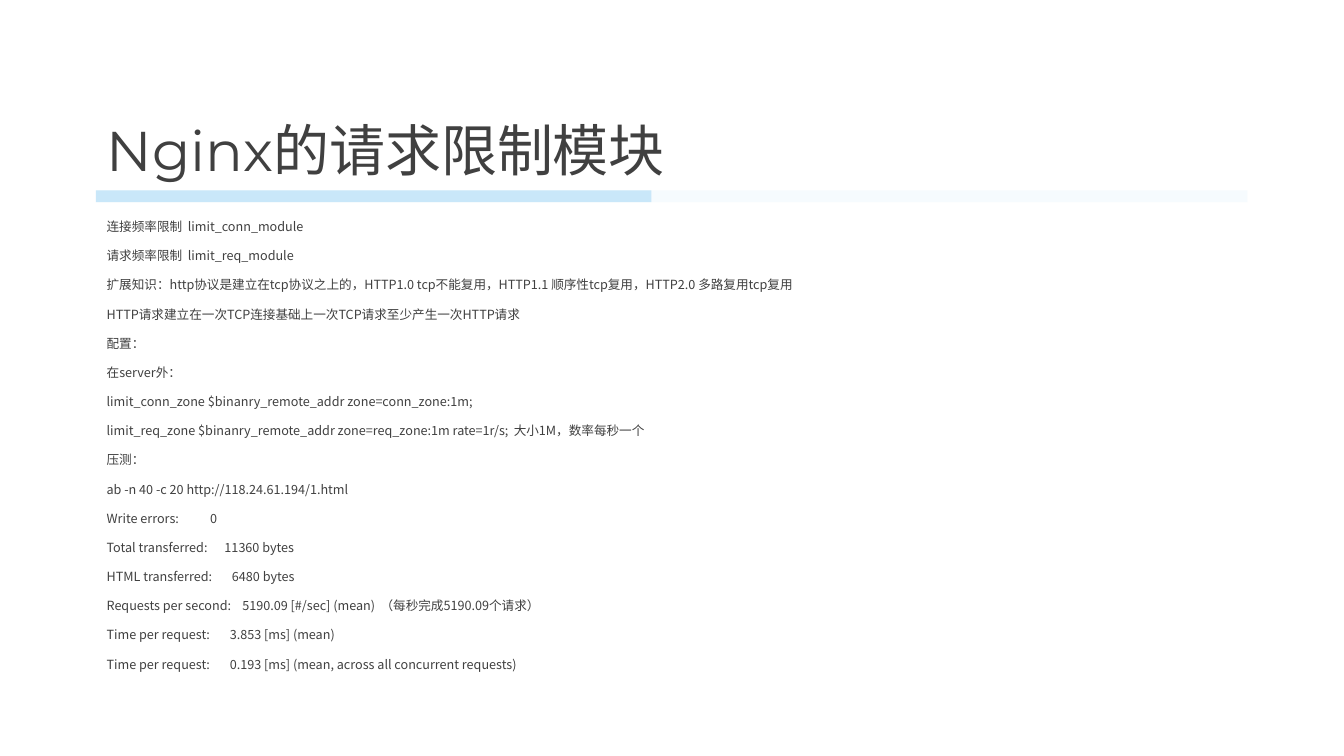
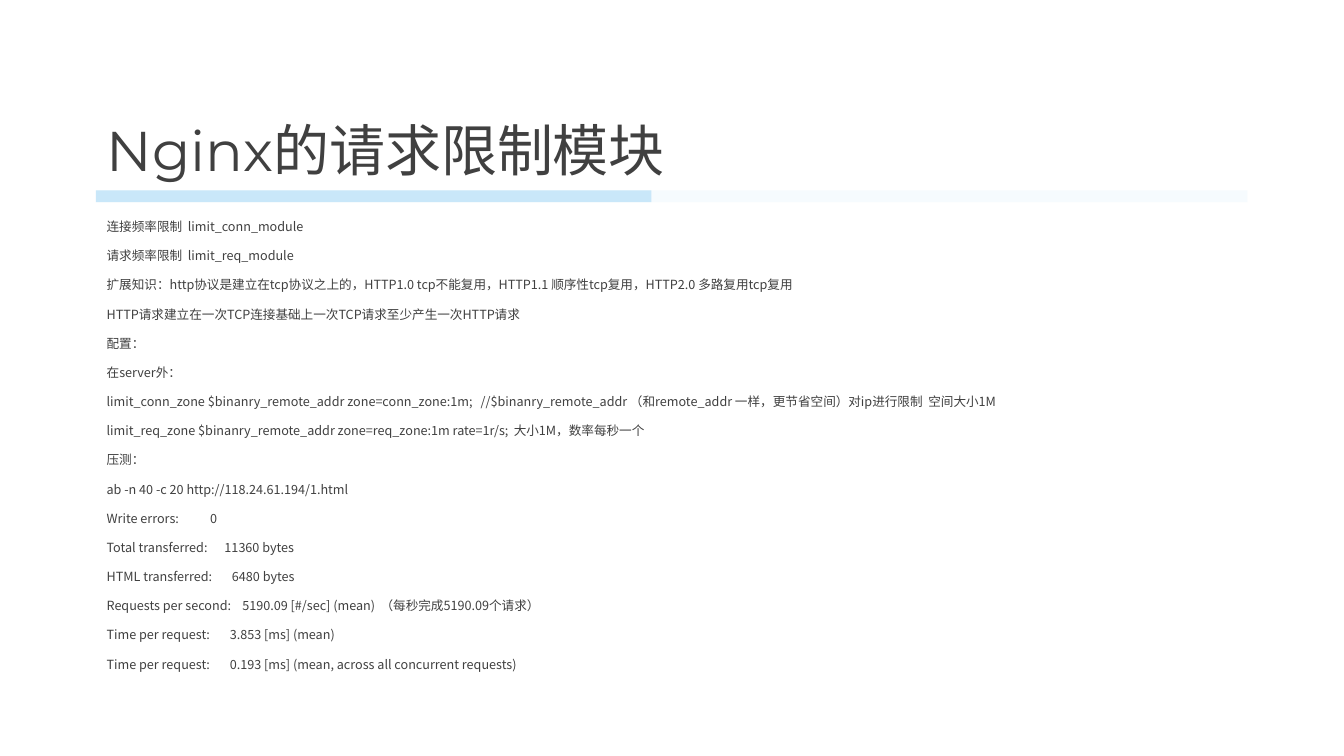
Before and after one commit to kakaisaname/php, a slide deck: slide 12 of nginx/Nginx.pptx. Drawn at 1344x756 pixels with LibreOffice and Linux fonts; fonts in the diff are those of the drawing; background and template pictures are left out. Boxes give left, top, right and bottom in pixels: in the first picture for what was removed or moved away, otherwise in the second. Text is boxed around its words. In the diff, an @@ line names an element or a change of style, - is before the commit and + after.

```diff
--- a/nginx/Nginx.pptx
+++ b/nginx/Nginx.pptx
@@ text at <box>107,395,996,409</box>: text changed @@
-limit_conn_zone $binanry_remote_addr zone=conn_zone:1m;
+limit_conn_zone $binanry_remote_addr zone=conn_zone:1m; //$binanry_remote_addr （和remote_addr 一样，更节省空间）对ip进行限制 空间大小1M
```
Also in this commit, not shown: 18 other slides changed, 4 slides added, 3 slides removed.
